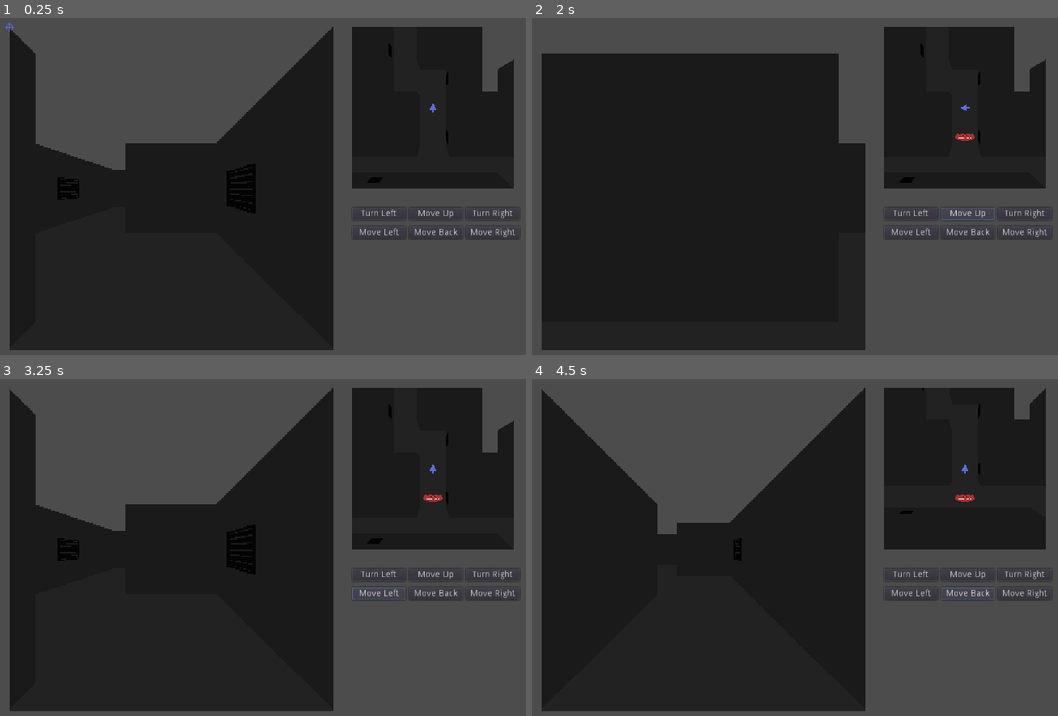
Above: before the commit, frames 1-4 (two rows, left to right).
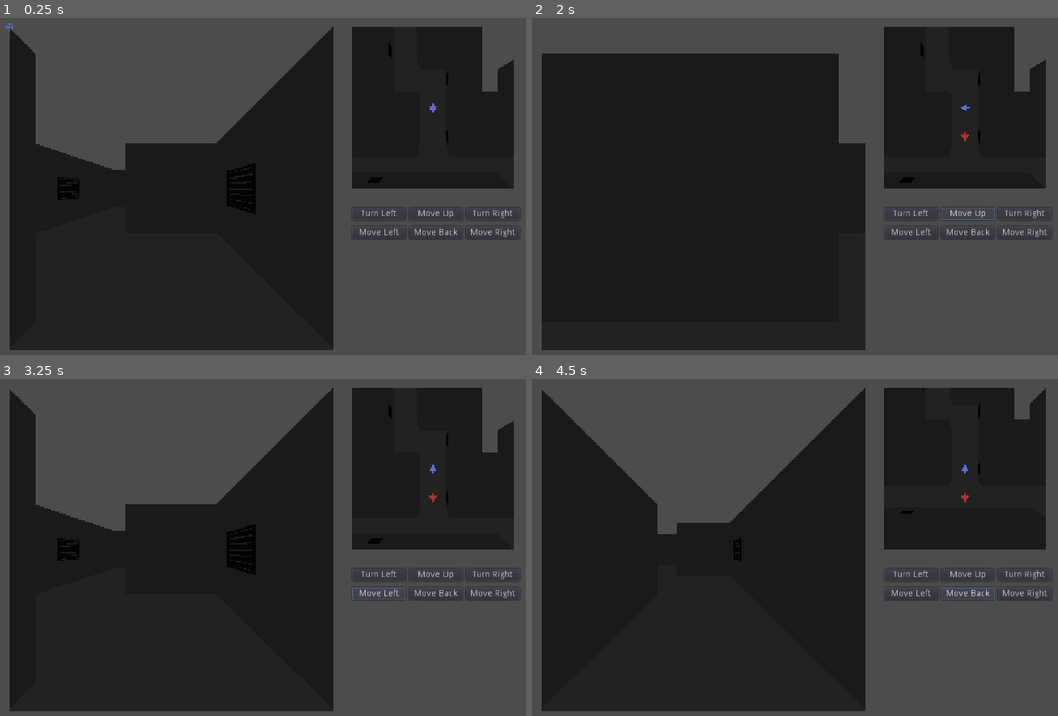
Above: after the commit, the same moments.

Repository: archaeopteryx4216/dungeon-crawler-jam-2021
Game: Godot game, scene res://main.tscn
The game is run twice, just before and just after one commit, with the same random seed, the same clock (stepped at 60 frames per second) and the same inputs.
Inputs:
- Up to frame 1 (0.25 s): no input
- Up to frame 2 (2 s): click "Turn Left" at 0.5 s; click "Move Up" at 1.25 s
- Up to frame 3 (3.25 s): click "Turn Right" at 2 s; click "Move Left" at 2.75 s
- Up to frame 4 (4.5 s): click "Move Right" at 3.5 s; click "Move Back" at 4.25 s

The runs differ from the first frame. In frame 1, less than 0.1% of the frame differs, in the area x 81-84%, y 25-28%; in frame 2, less than 0.1%, in the area x 80-85%, y 33-37%; in frame 3, less than 0.1%; in frame 4, less than 0.1%.

Commit message:
AI (kinda) works
Still has some issues with overshooting targets and reversing direction when it should not.

Diff:
--- a/enemy.tscn
+++ b/enemy.tscn
@@ -1,11 +1,13 @@
-[gd_scene load_steps=3 format=2]
+[gd_scene load_steps=4 format=2]
 
 [ext_resource path="res://3D_Sprites/test_ghost_1.png" type="Texture" id=1]
 [ext_resource path="res://enemy_ai.gd" type="Script" id=2]
+[ext_resource path="res://enemy_arrow.png" type="Texture" id=3]
 
 [node name="enemy" type="Sprite3D" groups=[
 "enemies",
 ]]
+layers = 2
 pixel_size = 0.02
 texture = ExtResource( 1 )
 script = ExtResource( 2 )
@@ -33,4 +35,9 @@
 enabled = true
 cast_to = Vector3( -2, 0, 0 )
 collide_with_areas = true
+
+[node name="Sprite3D" type="Sprite3D" parent="."]
+transform = Transform( 1, 0, 0, 0, -1.62921e-07, -1, 0, 1, -1.62921e-07, 0, 0, 0 )
+pixel_size = 0.05
+texture = ExtResource( 3 )
 [connection signal="timeout" from="action_timer" to="." method="_on_action_timer_timeout"]
--- a/enemy_ai.gd
+++ b/enemy_ai.gd
@@ -21,11 +21,13 @@
 func _ready():
 	facing = NORTH
 	mode = CHASE
+	home_position = Vector3(0,0,0)
+	target_position = home_position
 
-func _process(delta):
+func _process(_delta):
 	if mode == CHASE:
 		# Get the position of the player and set it as the target
-		pass
+		target_position = player_position
 
 func set_player_position(pos):
 	player_position = pos
@@ -66,26 +68,25 @@
 		for turn in turn_candidates:
 			var new_facing = turn_updated_facing(turn)
 			if new_facing == NORTH:
-				if player_position.distance_to(next_position + Vector3(0, 0, 2)) < shortest_distance:
+				if target_position.distance_to(next_position + Vector3(0, 0, 2)) < shortest_distance:
 					selected_turn = turn
-					shortest_distance = player_position.distance_to(next_position + Vector3(0, 0, 2))
+					shortest_distance = target_position.distance_to(next_position + Vector3(0, 0, 2))
 			elif new_facing == EAST:
-				if player_position.distance_to(next_position + Vector3(-2, 0, 0)) < shortest_distance:
+				if target_position.distance_to(next_position + Vector3(-2, 0, 0)) < shortest_distance:
 					selected_turn = turn
-					shortest_distance = player_position.distance_to(next_position + Vector3(-2, 0, 0))
+					shortest_distance = target_position.distance_to(next_position + Vector3(-2, 0, 0))
 			elif new_facing == WEST:
-				if player_position.distance_to(next_position + Vector3(2, 0, 0)) < shortest_distance:
+				if target_position.distance_to(next_position + Vector3(2, 0, 0)) < shortest_distance:
 					selected_turn = turn
-					shortest_distance = player_position.distance_to(next_position + Vector3(2, 0, 0))
+					shortest_distance = target_position.distance_to(next_position + Vector3(2, 0, 0))
 			elif new_facing == SOUTH:
-				if player_position.distance_to(next_position + Vector3(0, 0, -2)) < shortest_distance:
+				if target_position.distance_to(next_position + Vector3(0, 0, -2)) < shortest_distance:
 					selected_turn = turn
-					shortest_distance = player_position.distance_to(next_position + Vector3(0, 0, -2))
+					shortest_distance = target_position.distance_to(next_position + Vector3(0, 0, -2))
 		turn(selected_turn)
 
 func turn_updated_facing(direction):
 	if direction == "left":
-		set_rotation(get_rotation() + Vector3(0,PI/2,0))
 		if facing == NORTH:
 			return WEST
 		elif facing == WEST:
@@ -95,7 +96,6 @@
 		elif facing == EAST:
 			return NORTH
 	elif direction == "right":
-		set_rotation(get_rotation() + Vector3(0,-PI/2,0))
 		if facing == NORTH:
 			return EAST
 		elif facing == EAST:
@@ -105,7 +105,6 @@
 		elif facing == WEST:
 			return NORTH
 	elif direction == "reverse":
-		set_rotation(get_rotation() + Vector3(0,PI,0))
 		if facing == NORTH:
 			return SOUTH
 		elif facing == SOUTH:
--- a/main.tscn
+++ b/main.tscn
@@ -182,7 +182,7 @@
 transform = Transform( 1, 0, 0, 0, 1, 0, 0, 0, 1, 1, -1, 1 )
 mesh_library = ExtResource( 9 )
 data = {
-"cells": PoolIntArray( 2, 0, 0, 3, 0, 0, 4, 0, 0, 5, 0, 0, 6 …(103 unchanged characters)… 0, 6, 1, 0, 7, 1, 0, 8, 1, 0, 65531, 1, 536870912, 65532, 1, 0, 65533, 1, 0, 65534, 1, 0, …(610 unchanged characters)…
+"cells": PoolIntArray( 2, 0, 0, 3, 0, 0, 4, 0, 0, 5, 0, 0, 6 …(103 unchanged characters)… 0, 6, 1, 0, 7, 1, 0, 8, 1, 0, 65531, 1, 0, 65532, 1, 0, 65533, 1, 0, 65534, 1, 0, …(610 unchanged characters)…
 }
 __meta__ = {
 "_editor_clip_": 0
Binary file added: enemy_arrow.png
Not shown, added: enemy_arrow.png.import
